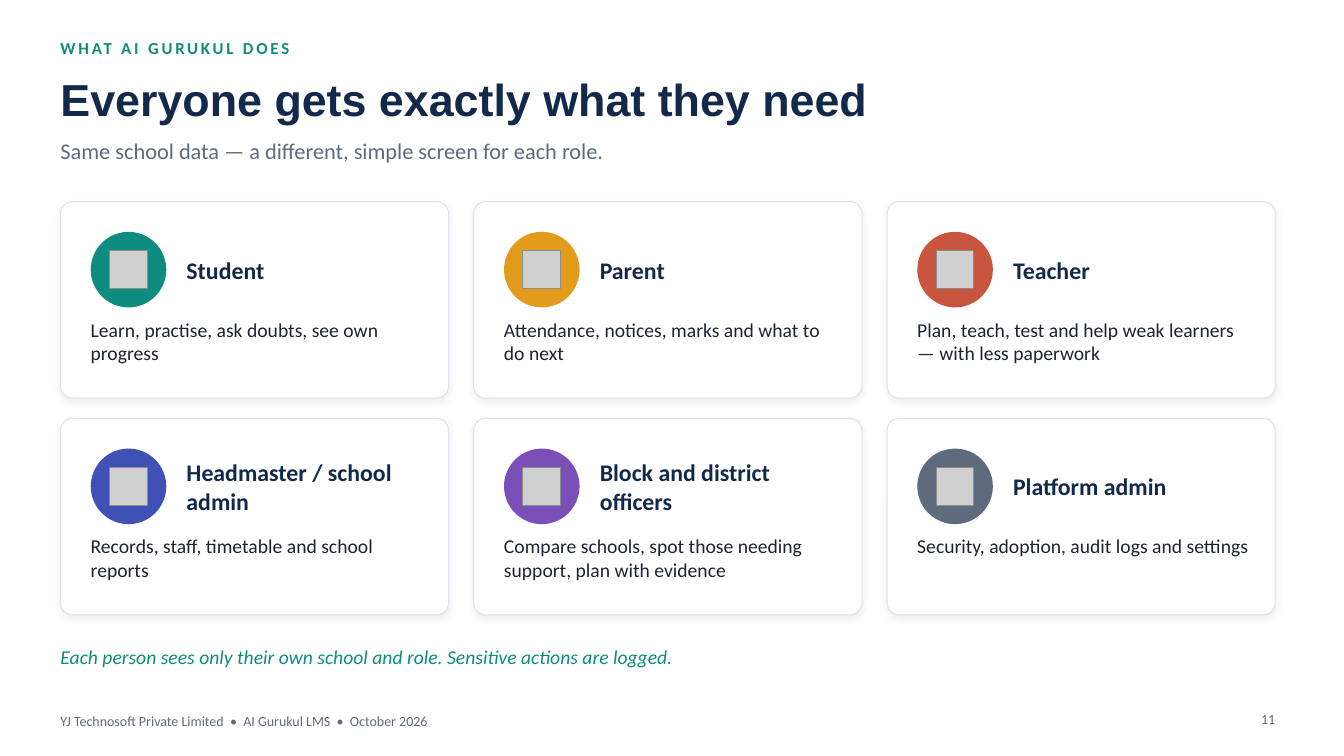
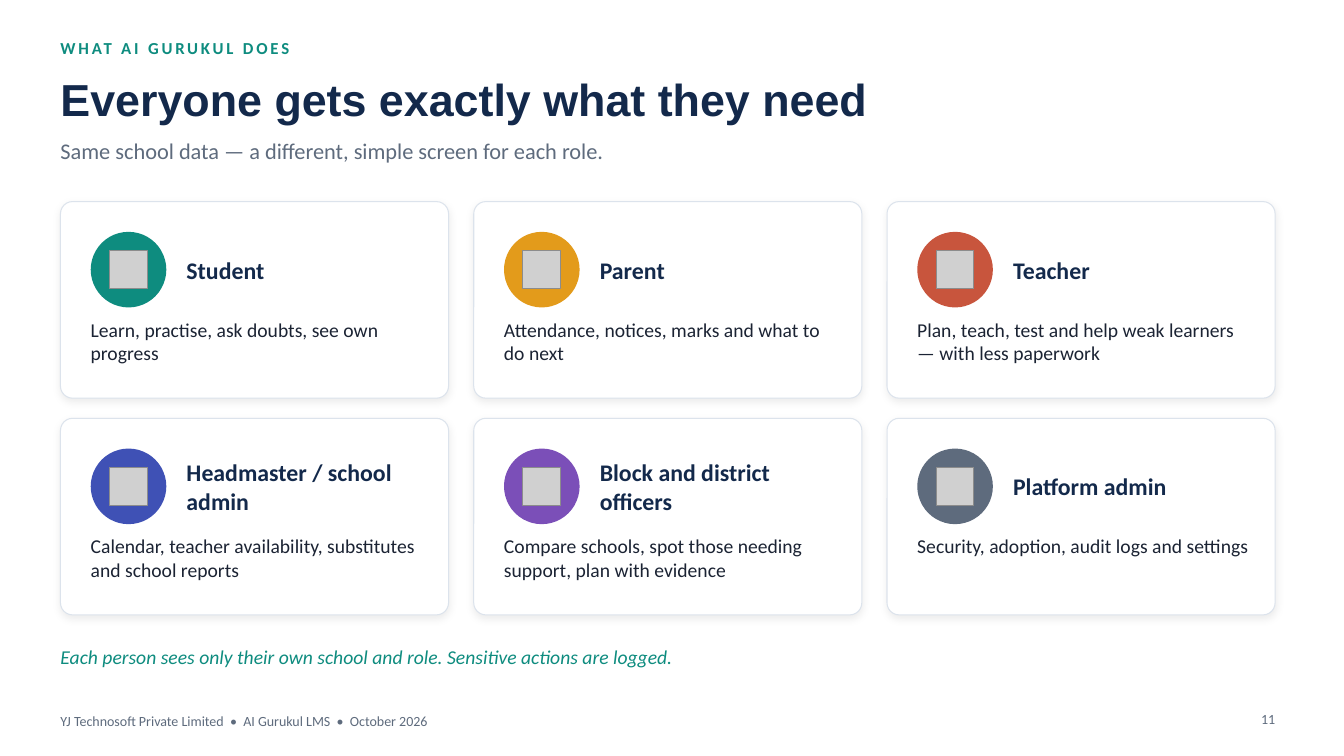
Before and after one commit to yatindradhurwe/yjtechnosoft, a slide deck: slide 11 of AI_Gurukul_Chhattisgarh_Edition.pptx. Drawn at 1344x756 pixels with LibreOffice and Linux fonts; fonts in the diff are those of the drawing; grey boxes stand for pictures. Boxes give left, top, right and bottom in pixels: in the first picture for what was removed or moved away, otherwise in the second. Text is boxed around its words. In the diff, an @@ line names an element or a change of style, - is before the commit and + after.

```diff
--- a/AI_Gurukul_Chhattisgarh_Edition.pptx
+++ b/AI_Gurukul_Chhattisgarh_Edition.pptx
@@ text at box(91, 539, 414, 580): text changed @@
-Records, staff, timetable and school reports
+Calendar, teacher availability, substitutes and school reports
```
Also in this commit, not shown: 3 other slides changed, 6 slides added, 1 slide removed.
